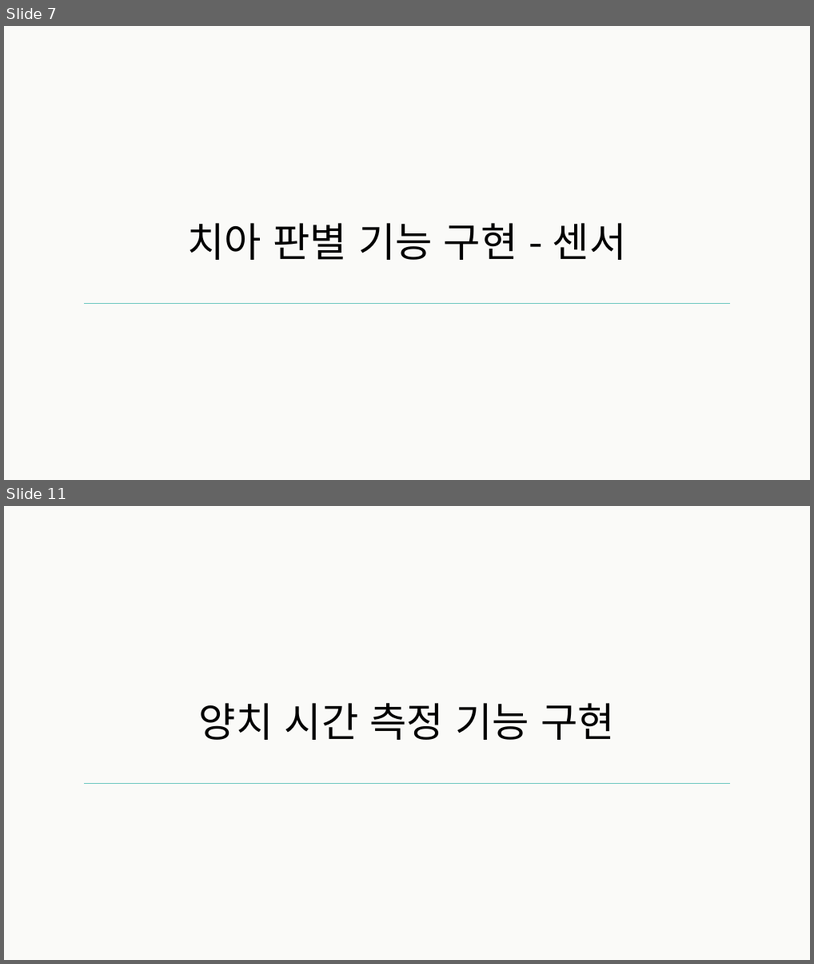
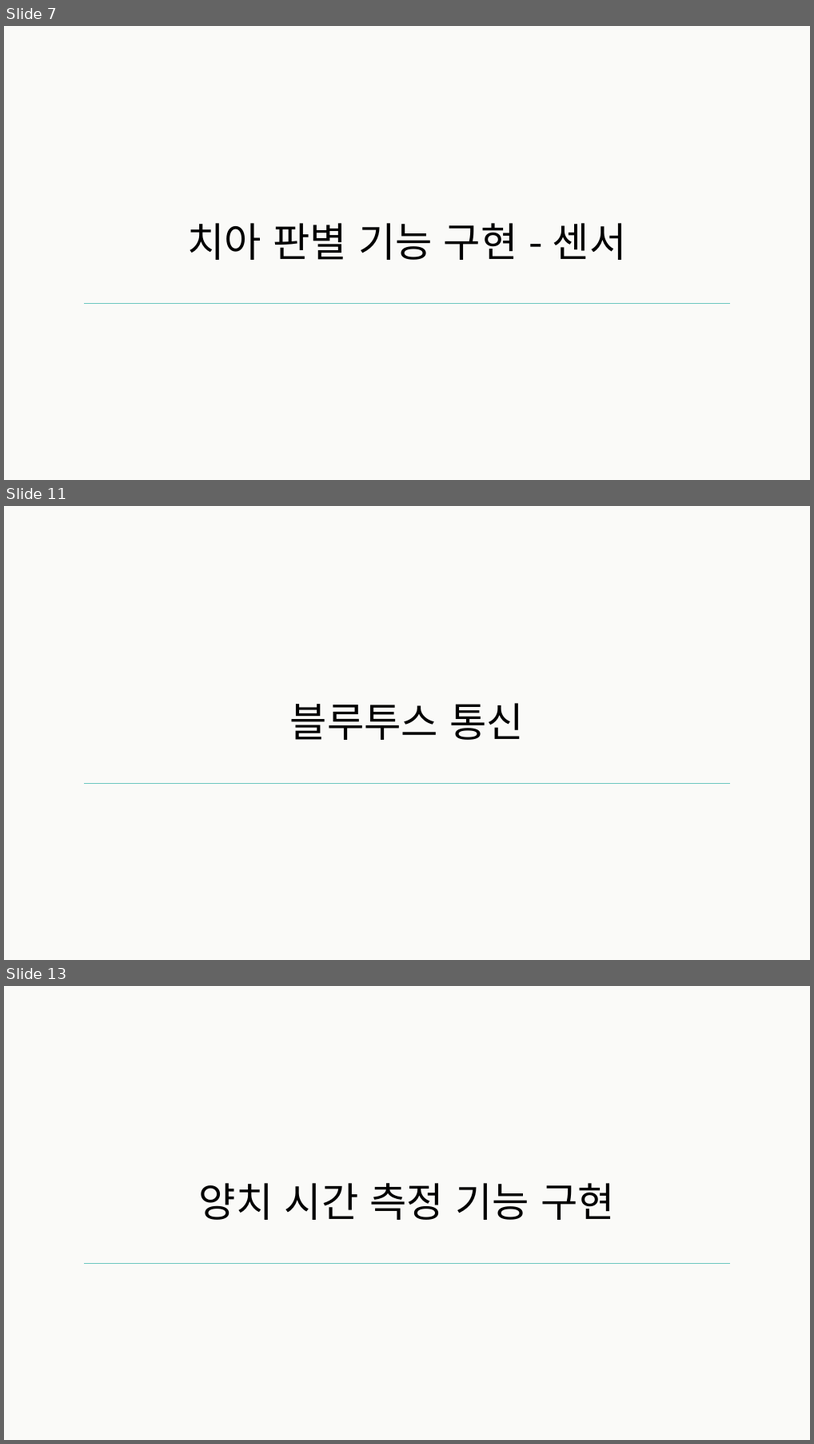
Before and after one commit to Team-Achi/Docs, a slide deck: PPT/캡스톤디자인_12주차_발표자료_5조.pptx. Shown one above the other, each under a label of ours: slides 7 and 11 before the commit, slides 7, 11 and 13 after it; the slides between them are not shown. The pictures are 814x964 and 814x1444 pixels, drawn with LibreOffice and Linux fonts; fonts in the diff are those of the drawing. Boxes give left, top, right and bottom in pixels: in the first picture for what was removed or moved away, otherwise in the second. Text is boxed around its words. In the diff, an @@ line names an element or a change of style, - is before the commit and + after.

```diff
--- a/PPT/캡스톤디자인_12주차_발표자료_5조.pptx
+++ b/PPT/캡스톤디자인_12주차_발표자료_5조.pptx
@@ slide 11 added at [4,506,810,960], background #FAFAF8; not listed: 1 template element that a slide beside it also shows @@
@@ title added at [290,703,524,740], 48 pt, text #000000 @@
+블루투스 통신
@@ what was slide 11 is now slide 13 @@
```
Also in this commit, not shown: 7 slides changed, 1 other slide added, 1 slide removed.
